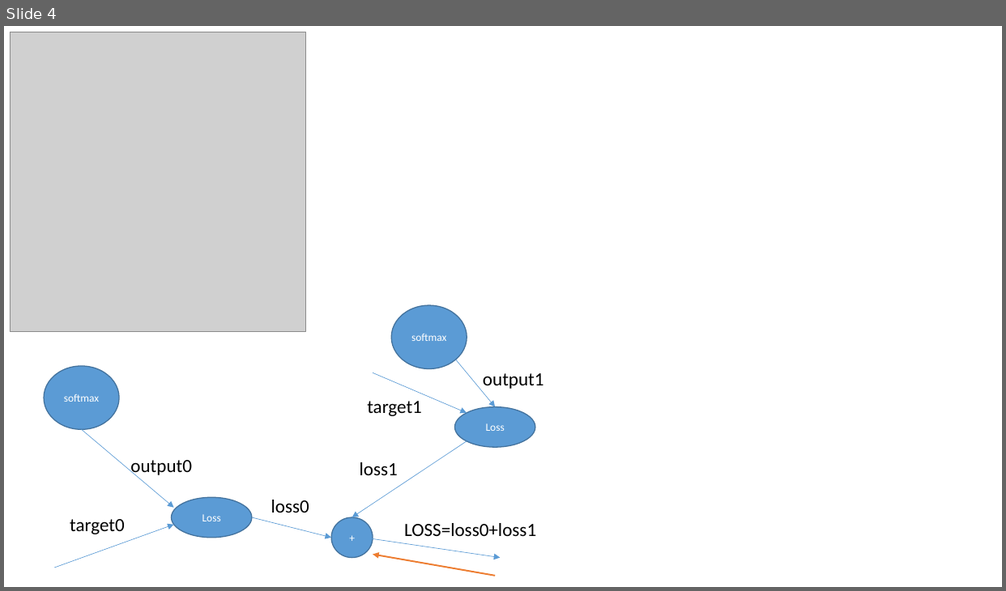
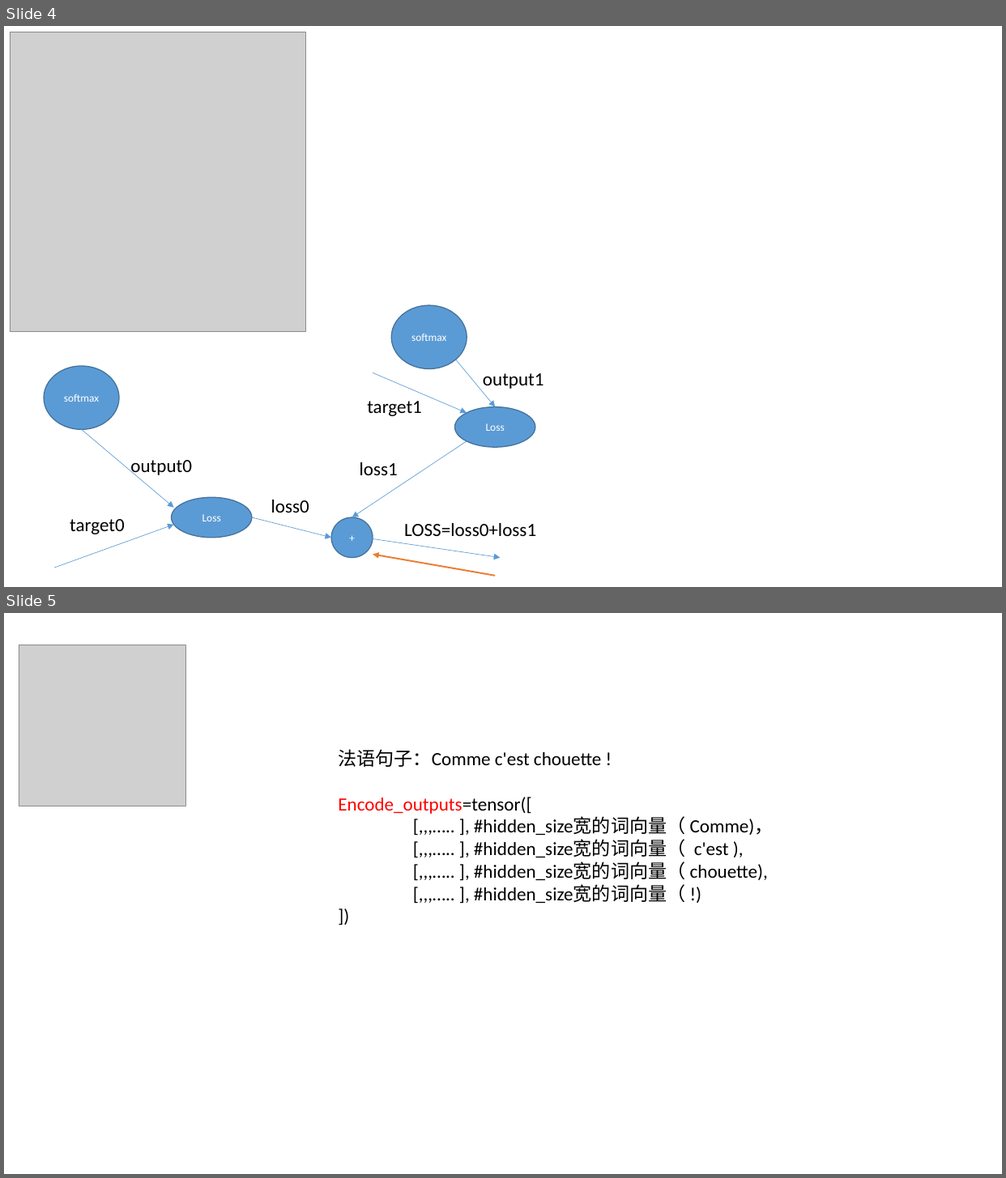
Before and after one commit to owenliang/learnpytorch, a slide deck: RNN网络结构示例.pptx. Shown one above the other, each under a label of ours: slide 4 before the commit, slides 4 and 5 after it. The pictures are 1006x591 and 1006x1178 pixels, drawn with LibreOffice and Linux fonts; fonts in the diff are those of the drawing; grey boxes stand for pictures. Boxes give left, top, right and bottom in pixels: in the first picture for what was removed or moved away, otherwise in the second. Text is boxed around its words. In the diff, an @@ line names an element or a change of style, - is before the commit and + after.

```diff
--- a/RNN网络结构示例.pptx
+++ b/RNN网络结构示例.pptx
@@ slide 5 added at (4, 613, 1002, 1174), background #FFFFFF @@
@@ picture added at (19, 645, 186, 806) @@
@@ text added at (338, 749, 774, 903), 18 pt, text #000000 @@
+法语句子：Comme c'est chouette !
+Encode_outputs=tensor([
+[,,,….. ], #hidden_size宽的词向量（ Comme)，
+[,,,….. ], #hidden_size宽的词向量（ c'est ),
+    [,,,….. ], #hidden_size宽的词向量（ chouette),
+    [,,,….. ], #hidden_size宽的词向量（ !)
+])
```
Also in this commit, not shown: 1 other file.
